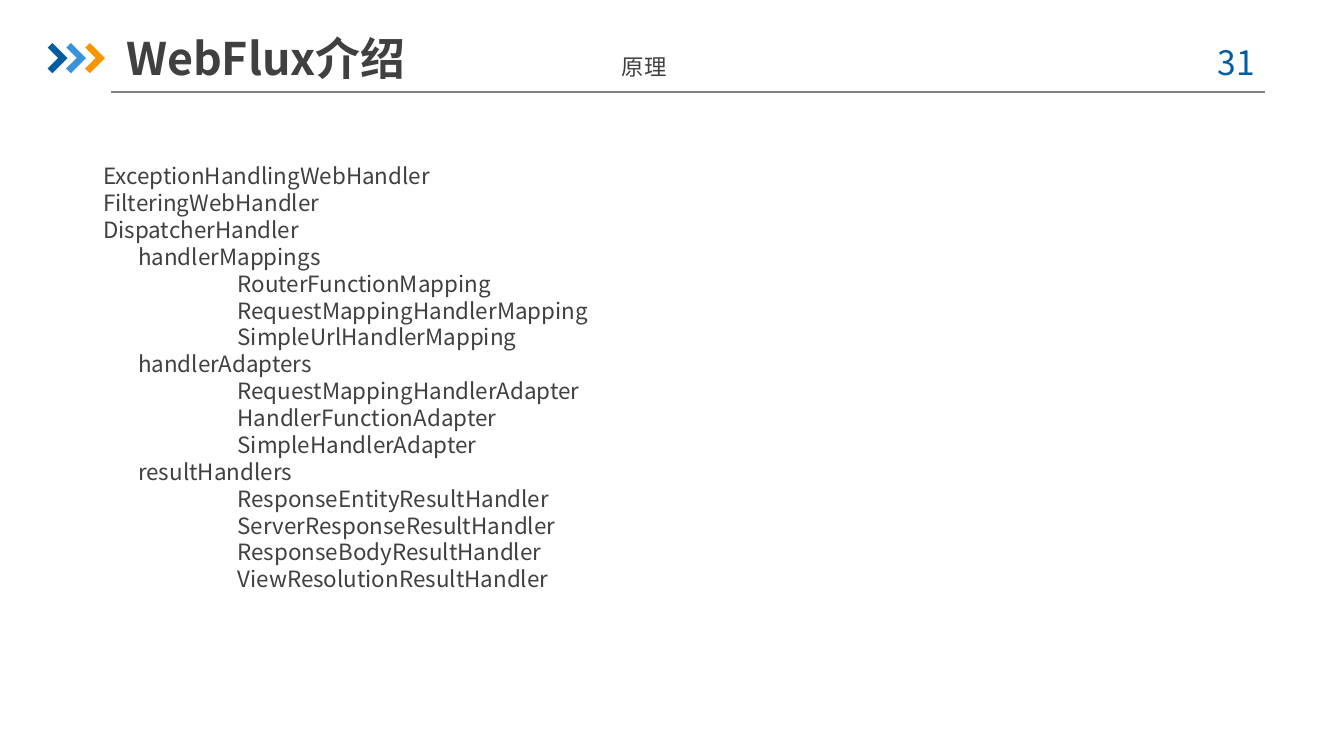
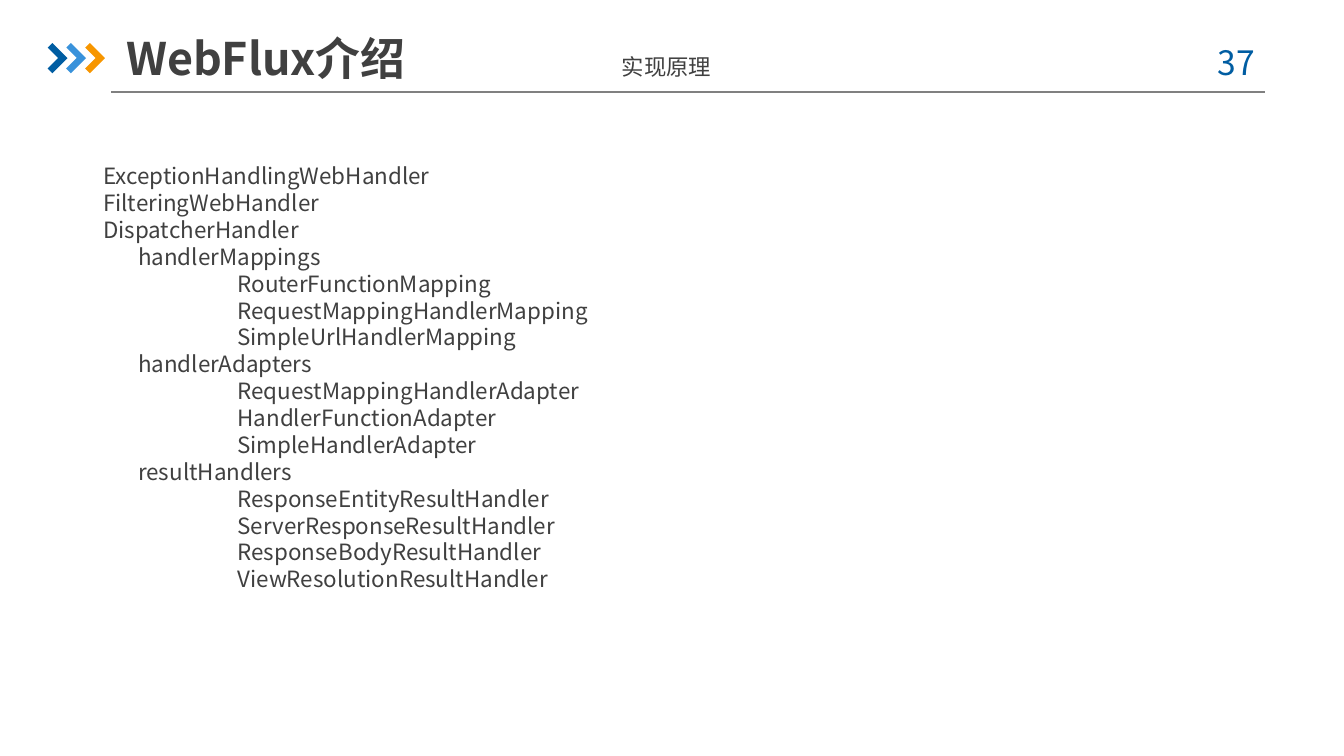
Before and after one commit to yizhou136/springcloudgateway, a slide deck: slide 37 of src/main/doc/SpringCloudGateway框架分析-周国宝.pptx (slide 31 before the commit). Drawn at 1344x756 pixels with LibreOffice and Linux fonts; fonts in the diff are those of the drawing; background and template pictures are left out. Boxes give left, top, right and bottom in pixels: in the first picture for what was removed or moved away, otherwise in the second. Text is boxed around its words. In the diff, an @@ line names an element or a change of style, - is before the commit and + after.

```diff
--- a/src/main/doc/SpringCloudGateway框架分析-周国宝.pptx
+++ b/src/main/doc/SpringCloudGateway框架分析-周国宝.pptx
@@ text at box(622, 56, 712, 77): text changed @@
-原理
+实现原理
@@ page number at box(1218, 50, 1255, 76): text changed @@
-31
+37
```
Also in this commit, not shown: 19 other slides changed, 11 slides added, 6 slides removed, 6 other files.
